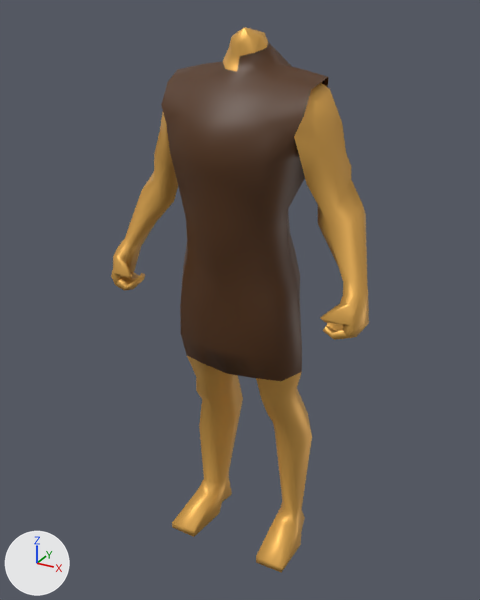
The COLLADA model binaries/data/mods/public/art/animation/biped/rider/cavalry/spearman/attack_shield_stab_reverse_a.dae: old version first, new version second.
Before and after are seen from a 50 mm lens placed at (2.07, -3.81, 3.96), pointed at (-0.04, 0.02, 2.04). The lights are fixed; the arrows at lower left show +X, +Y and +Z.

Names of what the first picture shows: 'm_armor_tunic_short'.
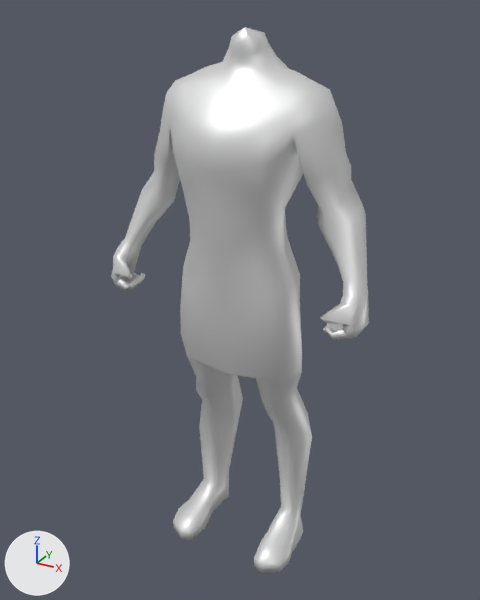
Location of each change, (x1, y1, x2, y2) in pixels of the pictures (480 x 600 px; the box of a moved part takes in the faces that stretch with it):
'm_armor_tunic_short', reshaped
    before: (111, 27, 369, 573)
    after: (111, 27, 369, 572)
part 1 of me_cube_010, moved or reshaped
    both: (155, 52, 330, 299)
part 2 of me_cube_010, built on
    before: (172, 432, 305, 573)
    after: (173, 432, 304, 572)
part 3 of me_cube_010, recoloured (brown to white)
    both: (180, 42, 302, 381)
part 4 of me_cube_010, recoloured (brown to white)
    both: (111, 27, 369, 517)

The edits, one by one:
Material 'Skin.001' (mat_skin_001) is new.
Its base color is (0.8, 0.8, 0.8) (white #e7e7e7).
Its metallic is 0.5.
me_cube_010 is used by ob_m_armor_tunic_short; location (0.0, 0.0, 0.0).
me_cube_010 had 391 vertices, 752 faces and spanned x -0.96..0.96, y -0.43..0.4, z 0.0..3.85.
me_cube_010 now has 423 vertices, 836 faces and spans x -0.96..0.96, y -0.41..0.4, z 0.0..3.85.
Part 1, on me_cube_010:
34 vertices are removed from x -0.53..0.53, y -0.37..0.28, z 2.42..3.58.
111 faces are deleted.
3 vertices in x -0.23..0.23, y -0.2..-0.09, z 3.52..3.55 move by (0.0, 0.02, -0.02).
3 vertices in x -0.3..0.3, y 0.19..0.31, z 2.58..3.37 move by (0.0, -0.02, 0.0).
39 vertices move from x -0.38..0.38, y -0.43..0.36, z 2.43..3.71 to x -0.36..0.36, y -0.41..0.34, z 2.43..3.7.
24 vertices are added at x -0.46..0.46, y -0.35..0.25, z 2.42..3.56.
111 new faces join them.
Part 2, on me_cube_010:
22 vertices are removed from x -0.51..0.51, y -0.3..0.34, z 0.0..0.18.
62 faces are deleted.
4 vertices move from x -0.36..0.36, y -0.01..0.08, z 0.18..0.26 to x -0.31..0.31, y -0.01..0.08, z 0.18..0.26.
64 vertices are added at x -0.51..0.51, y -0.38..0.3, z 0.0..0.2.
146 new faces join them.
me_cube_010 part 3: 137 faces spanning x -0.49..0.49, y -0.41..0.34, z 1.58..3.76 switch from mat_armor (brown #523010) to mat_skin_001 (white #e7e7e7).
me_cube_010 part 4: 442 faces spanning x -0.96..0.96, y -0.34..0.4, z 0.14..3.85 switch from mat_skin (orange #e7b056) to mat_skin_001 (white #e7e7e7).
